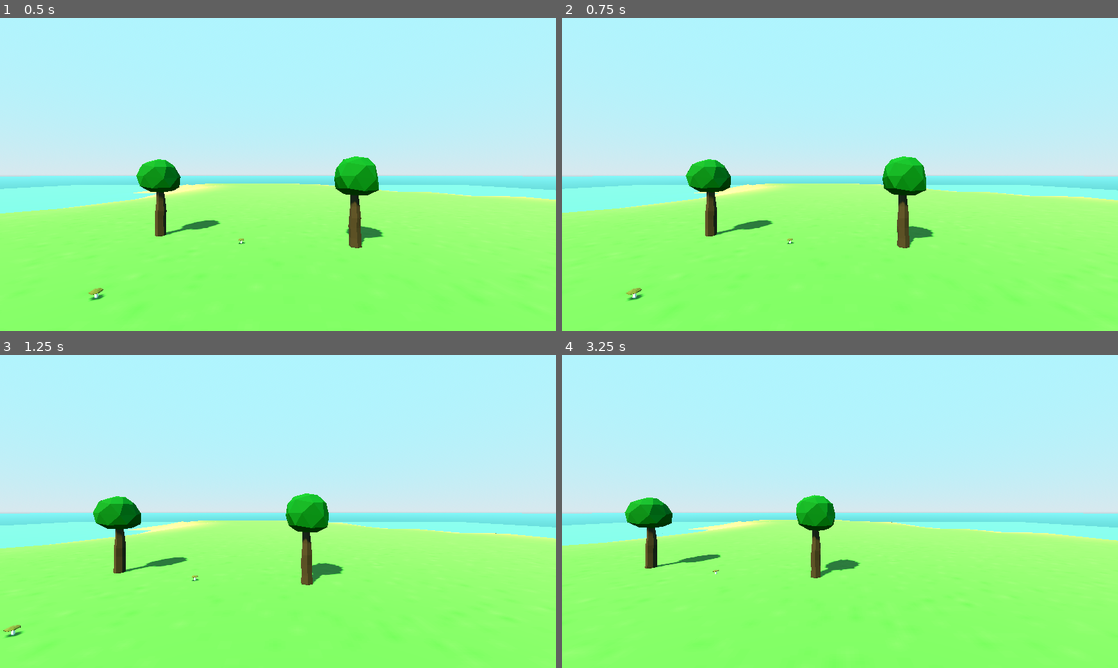
Above: before the commit, frames 1-4 (two rows, left to right).
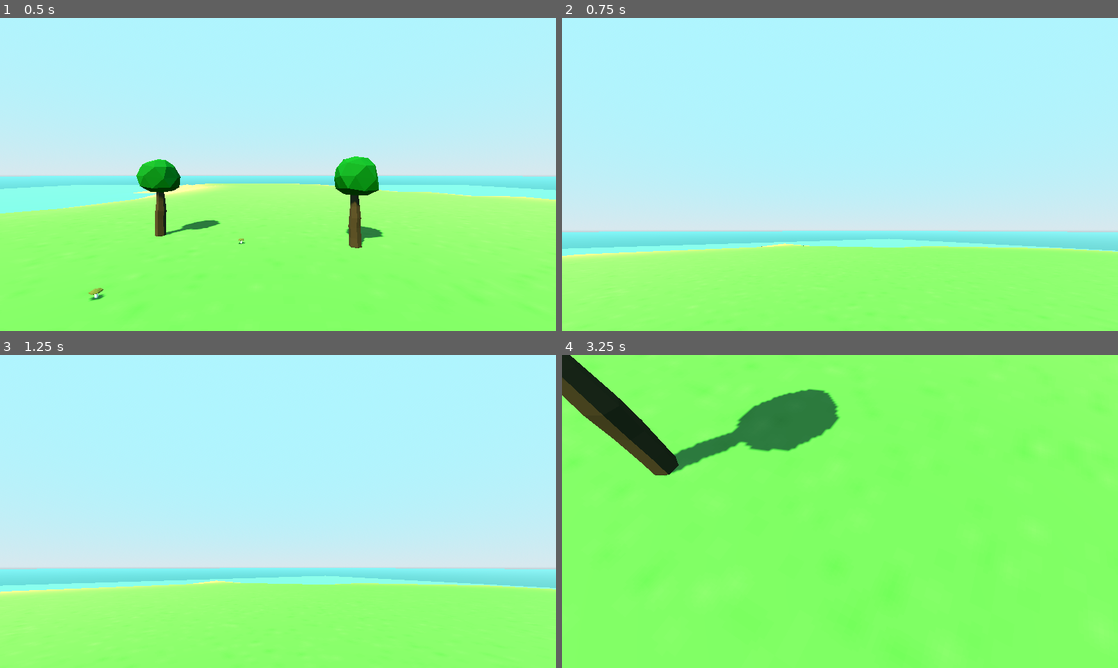
Above: after the commit, the same moments.

Repository: obermoser/udemygodotcourse
Game: Godot game, scene res://game/main_game.tscn
Two runs of this game, one before a commit and one after it. Both use one fixed random seed, a clock stepped at 60 frames per second and the inputs below.
Inputs (mouse positions are in pixels of both pictures, inside the frame that each line leads up to):
- Up to frame 1 (0.5 s): no input
- Up to frame 2 (0.75 s): tap Enter at 0.5 s; move the mouse to (962, 158) at 0.52 s; hold D (move_right) from 0.53 s (still down)
- Up to frame 3 (1.25 s): keep holding D (move_right)
- Up to frame 4 (3.25 s): move the mouse to (728, 527) at 1.27 s; release D (move_right) at 1.28 s; hold S (move_backward) 1.28-2.03 s; move the mouse to (895, 442) at 2.02 s; hold D (move_right) 2.03-2.78 s; move the mouse to (812, 574) at 2.77 s; hold W (move_forward) from 2.78 s (still down)

Frame 1 is identical in both runs. In frame 2, 28% of the frame differs, in the area x 0-100%, y 44-94%; in frame 3, 28%; in frame 4, 67%, in the area x 0-100%, y 0-80%.

Commit message:
Mouse look

Diff:
--- a/actors/player/player.gd
+++ b/actors/player/player.gd
@@ -12,13 +12,18 @@
 	move()
 
 
-#region Movement
 func move() -> void:
 	var input_dir := Input.get_vector("move_left", "move_right", "move_forward", "move_backward")
 	var direction := transform.basis * Vector3(input_dir.x, 0, input_dir.y)
 
 	velocity.z = direction.z * normal_speed
 	velocity.x = direction.x * normal_speed
+	move_and_slide()
 
-	move_and_slide()
-#endregion
+func _input(event: InputEvent) -> void:
+	if event is InputEventMouseMotion:
+		look_around(event.relative)
+
+func look_around(relative: Vector2) -> void:
+	rotate_y(-relative.x * mouse_sensitivity)
+	head.rotate_x(-relative.y * mouse_sensitivity)
